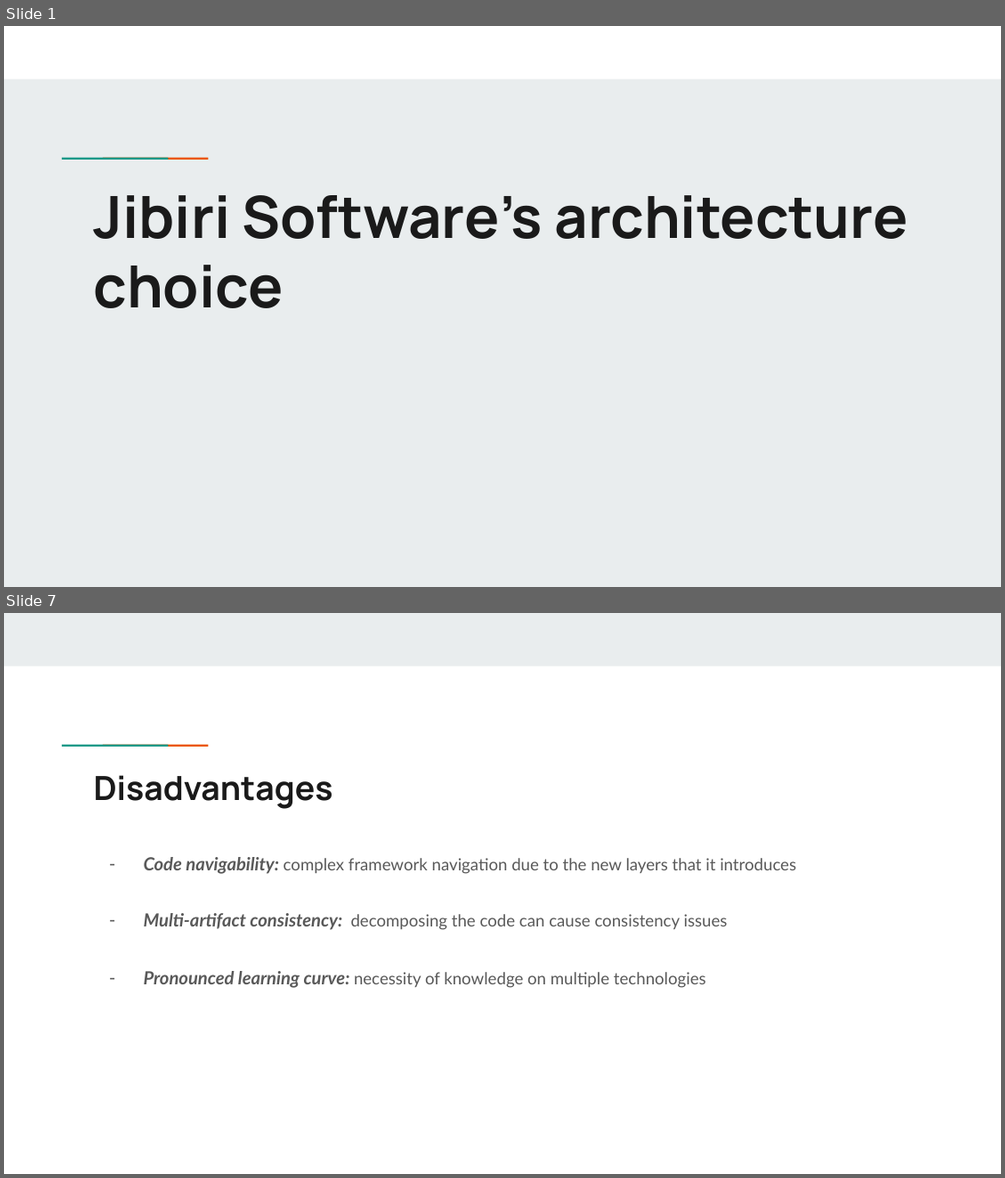
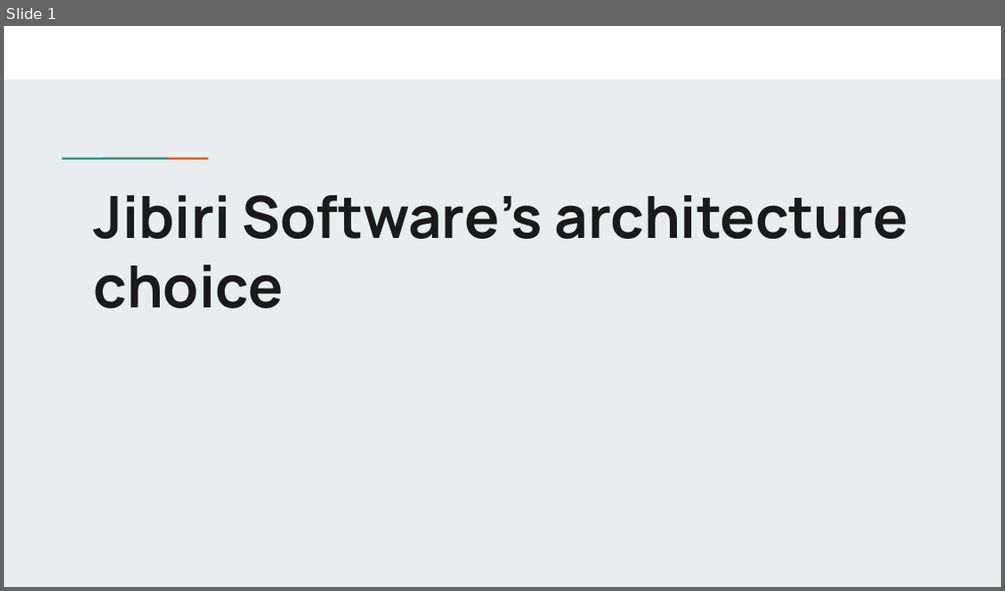
Before and after one commit to Jibiri-Software/WhiteWiseWeasel, a slide deck: SoftwareArchitecture/Jibiri_software_architecture_choice.pptx. Shown one above the other, each under a label of ours: slides 1 and 7 before the commit, slide 1 after it; the slides between them are not shown. The pictures are 1005x1178 and 1005x591 pixels, drawn with LibreOffice and Linux fonts; fonts in the diff are those of the drawing. Boxes give left, top, right and bottom in pixels: in the first picture for what was removed or moved away, otherwise in the second. Text is boxed around its words. In the diff, an @@ line names an element or a change of style, - is before the commit and + after.

```diff
--- a/SoftwareArchitecture/Jibiri_software_architecture_choice.pptx
+++ b/SoftwareArchitecture/Jibiri_software_architecture_choice.pptx
@@ slide 7 removed at (x1=4, y1=613, x2=1001, y2=1174), background #FFFFFF; not listed: 2 template elements that a slide beside it also shows @@
@@ rectangle removed at (x1=4, y1=613, x2=1001, y2=666) @@
@@ title removed at (x1=94, y1=775, x2=333, y2=809) @@
-Disadvantages
@@ text removed at (x1=144, y1=857, x2=796, y2=988) @@
-– Code navigability: complex framework navigation due to the new layers that it introduces
-– Multi-artifact consistency: decomposing the code can cause consistency issues
-– Pronounced learning curve: necessity of knowledge on multiple technologies
```
Also in this commit, not shown: 1 slide changed, 7 slides added, 5 other slides removed, 2 other files.
